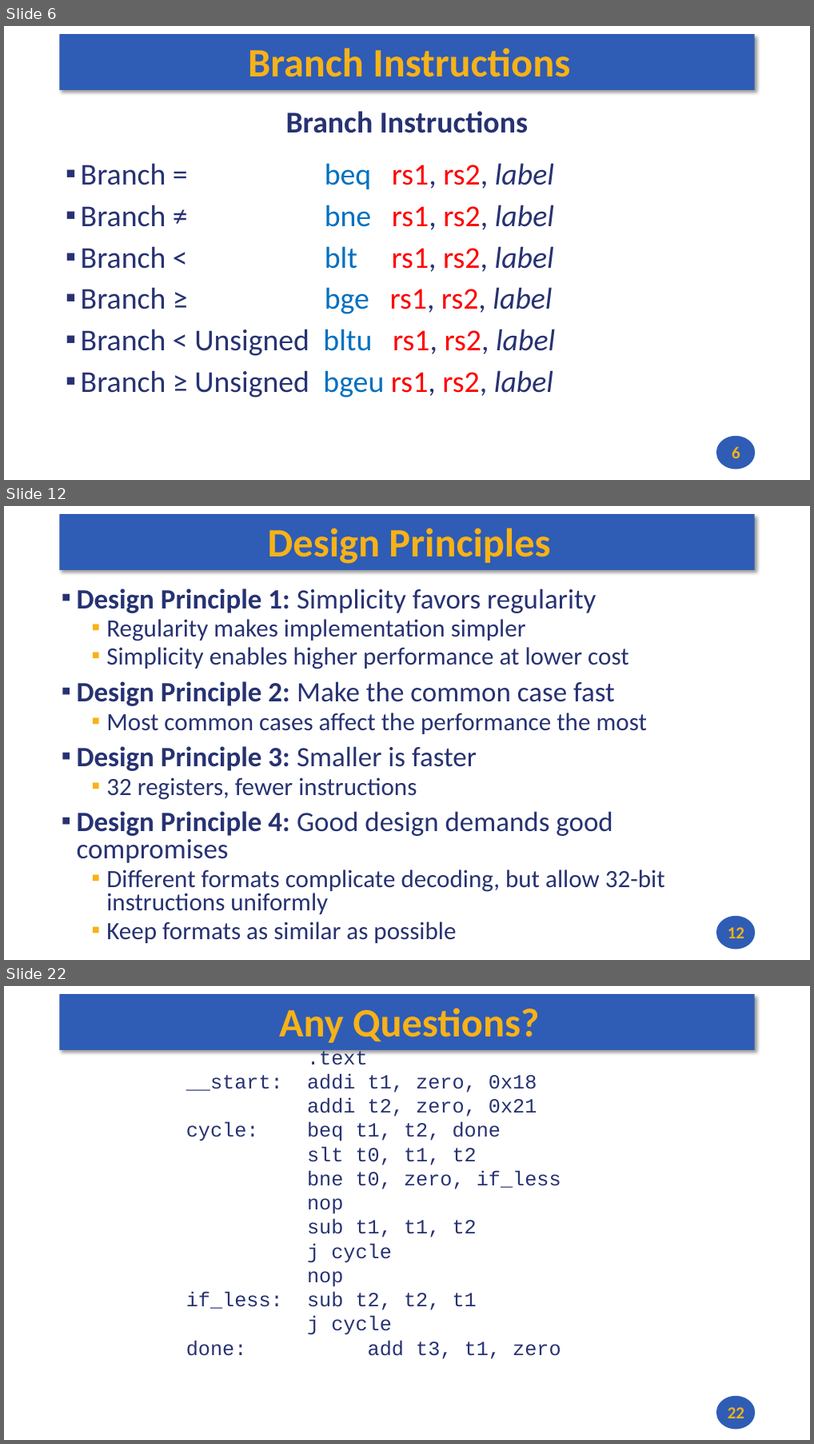
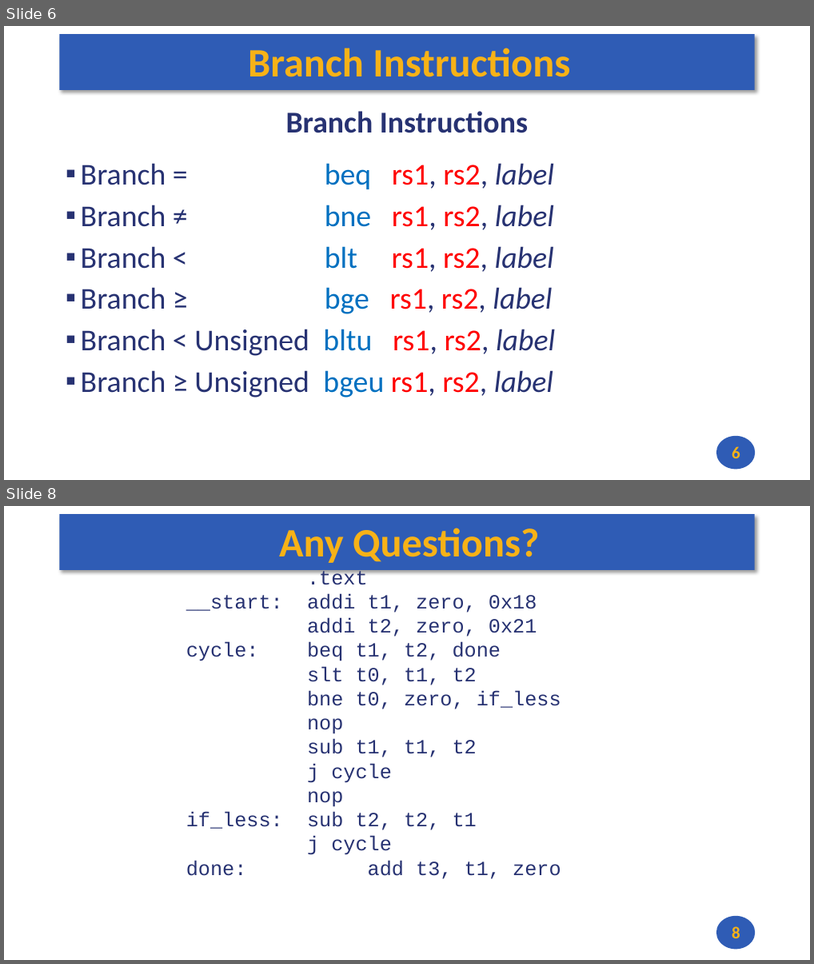
Before and after one commit to andrewt0301/hse-acos-course, a slide deck: docs/part1ca/05_MacrosBranchesArrays/CA_Lecture_05.pptx. Shown one above the other, each under a label of ours: slides 6, 12 and 22 before the commit, slides 6 and 8 after it; the slides between them are not shown. The pictures are 814x1444 and 814x964 pixels, drawn with LibreOffice and Linux fonts; fonts in the diff are those of the drawing. Boxes give left, top, right and bottom in pixels: in the first picture for what was removed or moved away, otherwise in the second. Text is boxed around its words. In the diff, an @@ line names an element or a change of style, - is before the commit and + after.

```diff
--- a/docs/part1ca/05_MacrosBranchesArrays/CA_Lecture_05.pptx
+++ b/docs/part1ca/05_MacrosBranchesArrays/CA_Lecture_05.pptx
@@ slide 12 removed at box(4, 506, 810, 960), background #FFFFFF; not listed: 2 template elements that a slide beside it also shows @@
@@ title removed at box(268, 528, 550, 564) @@
-Design Principles
@@ text removed at box(77, 588, 666, 943) @@
-▪ Design Principle 1: Simplicity favors regularity
-  ▪ Regularity makes implementation simpler
-  ▪ Simplicity enables higher performance at lower cost
-▪ Design Principle 2: Make the common case fast
-  ▪ Most common cases affect the performance the most
-▪ Design Principle 3: Smaller is faster
-  ▪ 32 registers, fewer instructions
-▪ Design Principle 4: Good design demands good compromises
-  ▪ Different formats complicate decoding, but allow 32-bit instructions uniformly
-  ▪ Keep formats as similar as possible
@@ page number removed at box(728, 927, 745, 938) @@
-12
@@ what was slide 22 is now slide 8 @@
@@ page number at box(732, 926, 741, 938): text changed @@
-22
+8
```
Also in this commit, not shown: 1 slide changed, 13 other slides removed, 1 other file.
